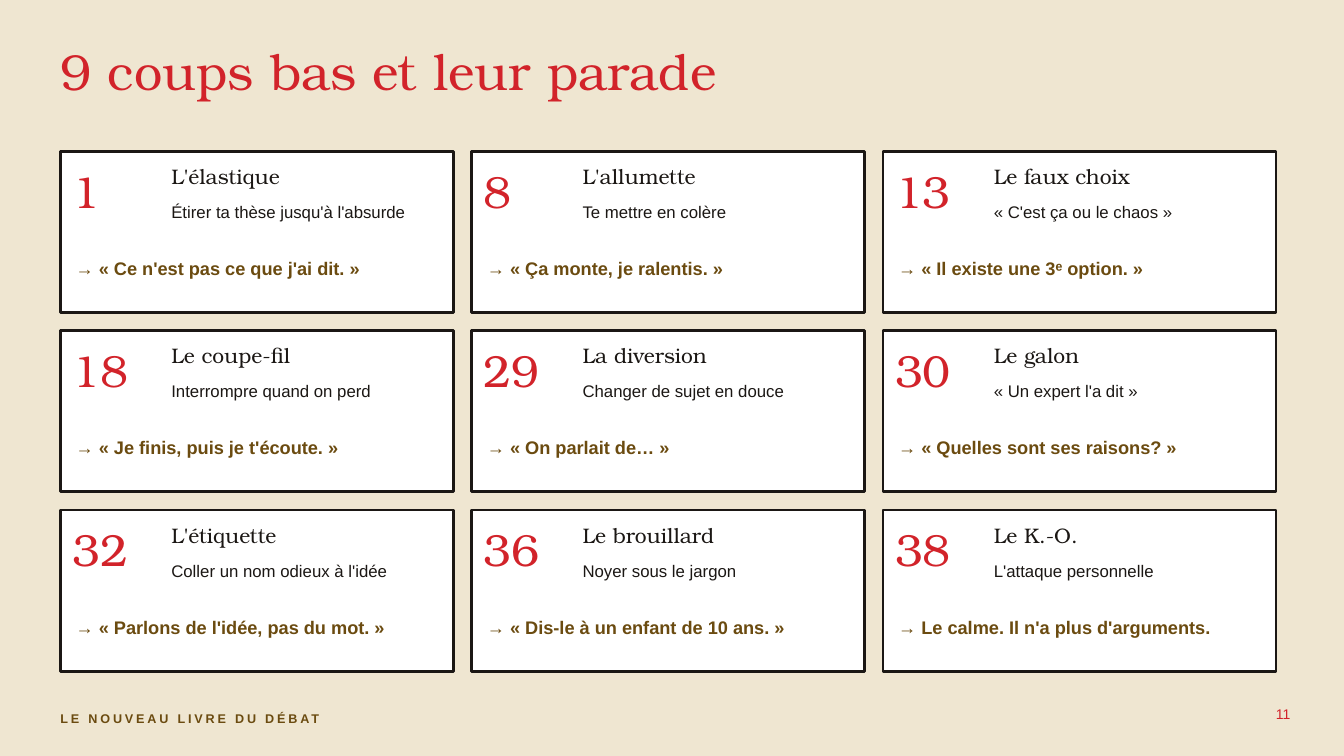
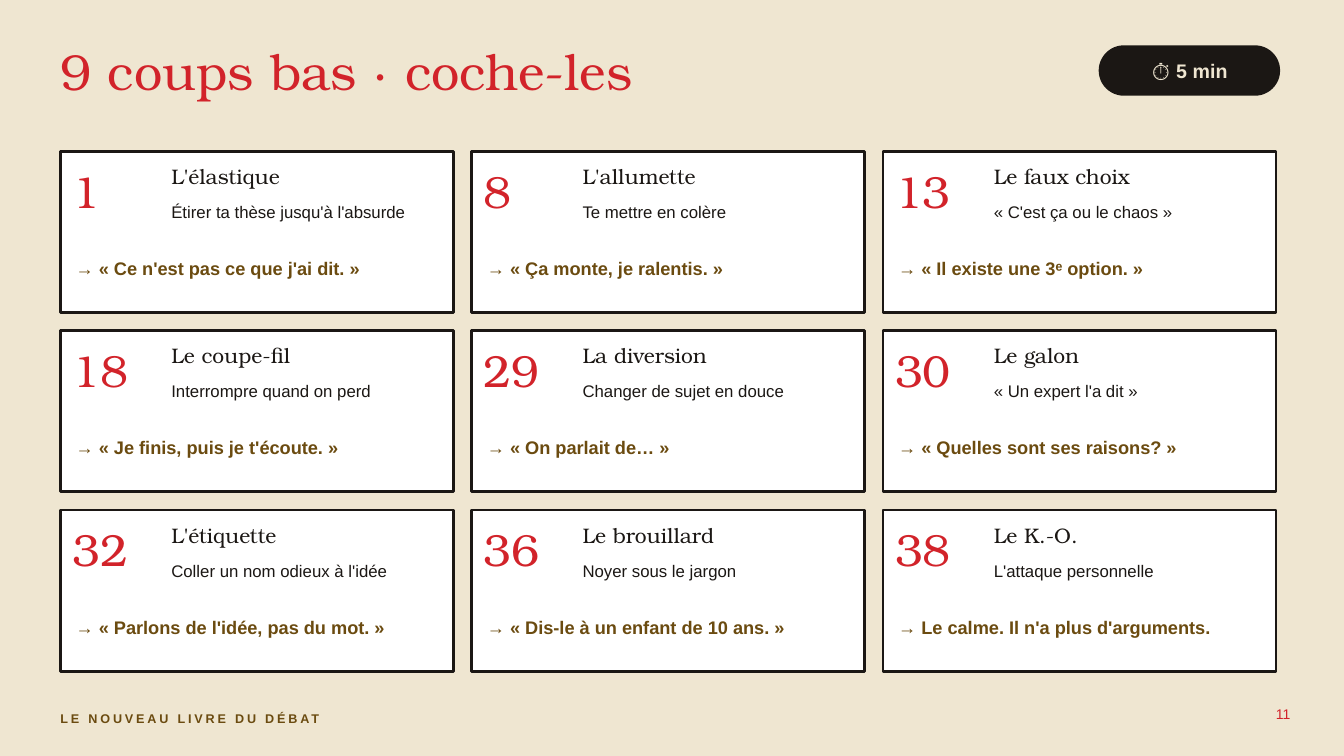
Before and after one commit to isabellepedneault111-ai/Chat-, a slide deck: slide 11 of debat-agreable/seminaire-confrontation-agreable.pptx. Drawn at 1344x756 pixels with LibreOffice and Linux fonts; fonts in the diff are those of the drawing. Boxes give left, top, right and bottom in pixels: in the first picture for what was removed or moved away, otherwise in the second. Text is boxed around its words. In the diff, an @@ line names an element or a change of style, - is before the commit and + after.

```diff
--- a/debat-agreable/seminaire-confrontation-agreable.pptx
+++ b/debat-agreable/seminaire-confrontation-agreable.pptx
@@ title at (60,54,632,102): text changed @@
-9 coups bas et leur parade
+9 coups bas · coche-les
@@ rounded rectangle added at (1099,45,1280,96), fill #1B1714 @@
@@ text added at (1176,63,1228,78), 14 pt, text #EFE6D1, bold @@
+⏱ 5 min
```
Also in this commit, not shown: 3 other slides changed, 4 slides added, 1 slide removed, 4 other files.
